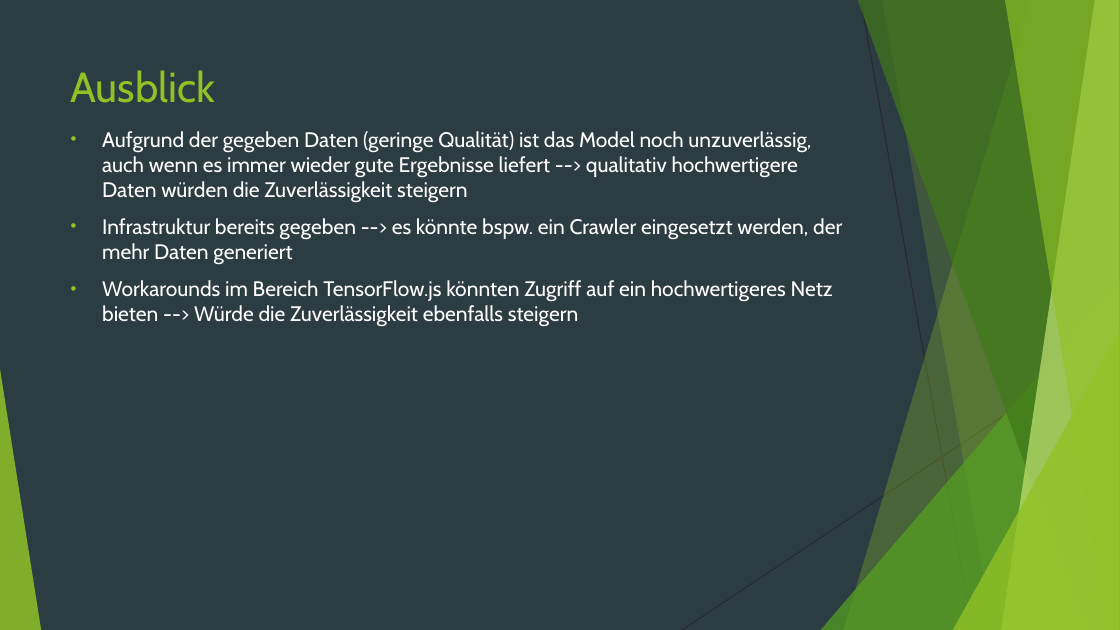
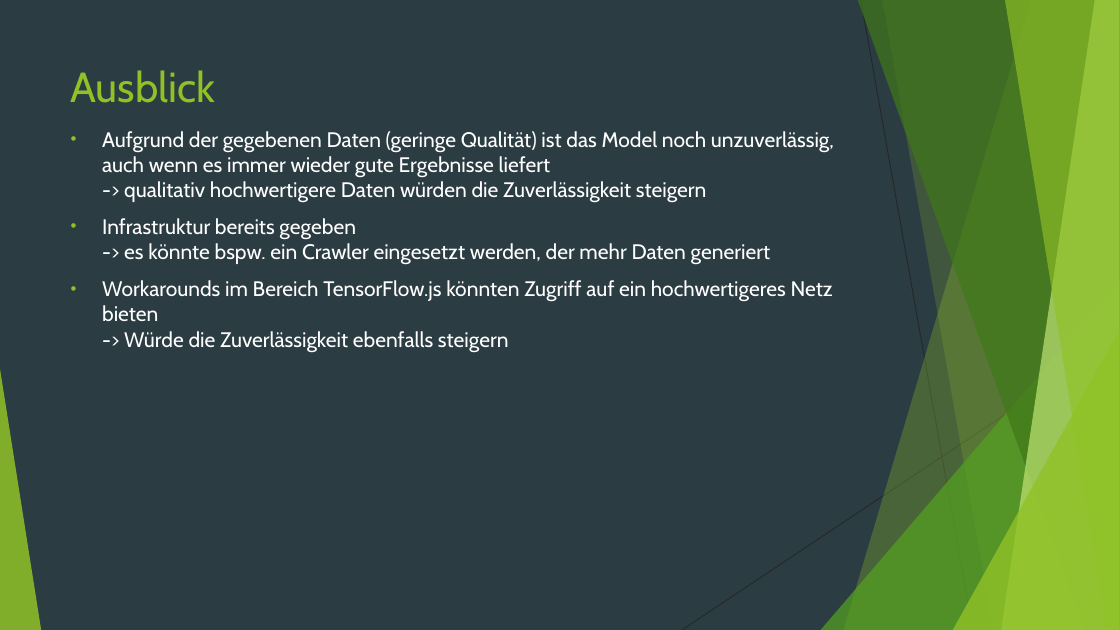
Before and after one commit to sgimmini/frag.extract.a, a slide deck: slide 17 of weekly_presentations/frag.extract_2019-08-22_Abschluss.pptx (slide 18 before the commit). Drawn at 1120x630 pixels with LibreOffice and Linux fonts; fonts in the diff are those of the drawing. Boxes give left, top, right and bottom in pixels: in the first picture for what was removed or moved away, otherwise in the second. Text is boxed around its words. In the diff, an @@ line names an element or a change of style, - is before the commit and + after.

```diff
--- a/weekly_presentations/frag.extract_2019-08-22_Abschluss.pptx
+++ b/weekly_presentations/frag.extract_2019-08-22_Abschluss.pptx
@@ text at box(102, 131, 834, 353): text changed @@
-• Aufgrund der gegeben Daten (geringe Qualität) ist das Model noch unzuverlässig, auch wenn es immer wieder gute Ergebnisse liefert --> qualitativ hochwertigere Daten würden die Zuverlässigkeit steigern
-• Infrastruktur bereits gegeben --> es könnte bspw. ein Crawler eingesetzt werden, der mehr Daten generiert
-• Workarounds im Bereich TensorFlow.js könnten Zugriff auf ein hochwertigeres Netz bieten --> Würde die Zuverlässigkeit ebenfalls steigern
+• Aufgrund der gegebenen Daten (geringe Qualität) ist das Model noch unzuverlässig, auch wenn es immer wieder gute Ergebnisse liefert
+  -> qualitativ hochwertigere Daten würden die Zuverlässigkeit steigern
+• Infrastruktur bereits gegeben
+  -> es könnte bspw. ein Crawler eingesetzt werden, der mehr Daten generiert
+• Workarounds im Bereich TensorFlow.js könnten Zugriff auf ein hochwertigeres Netz bieten
+  -> Würde die Zuverlässigkeit ebenfalls steigern
```
Also in this commit, not shown: 15 other slides changed, 1 slide removed.
